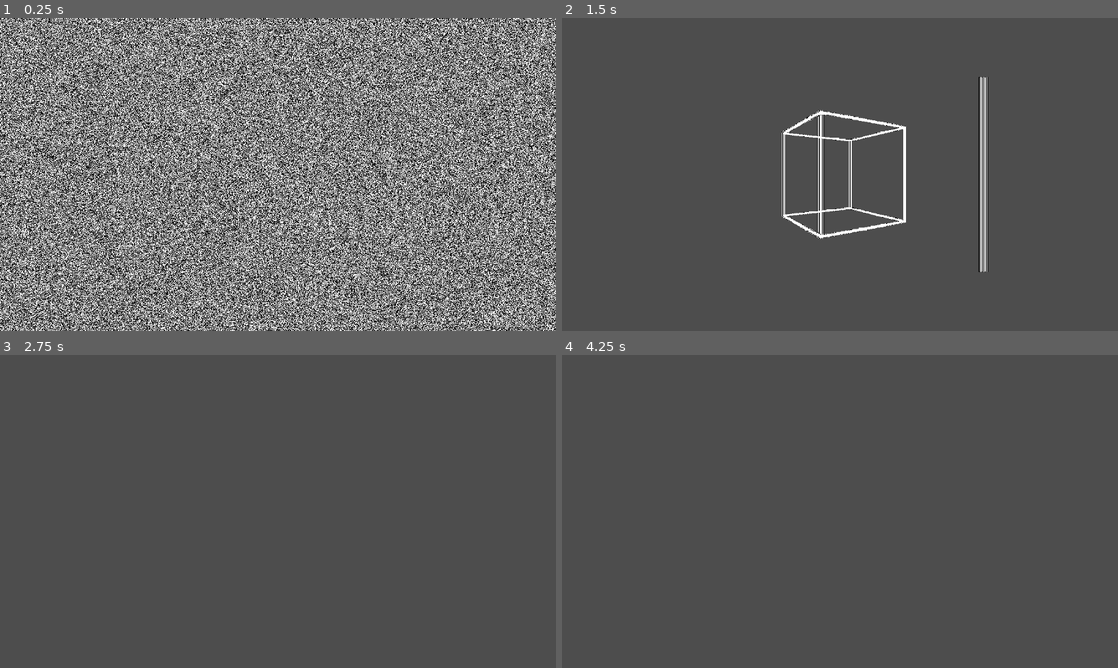
Above: before the commit, frames 1-4 (two rows, left to right).
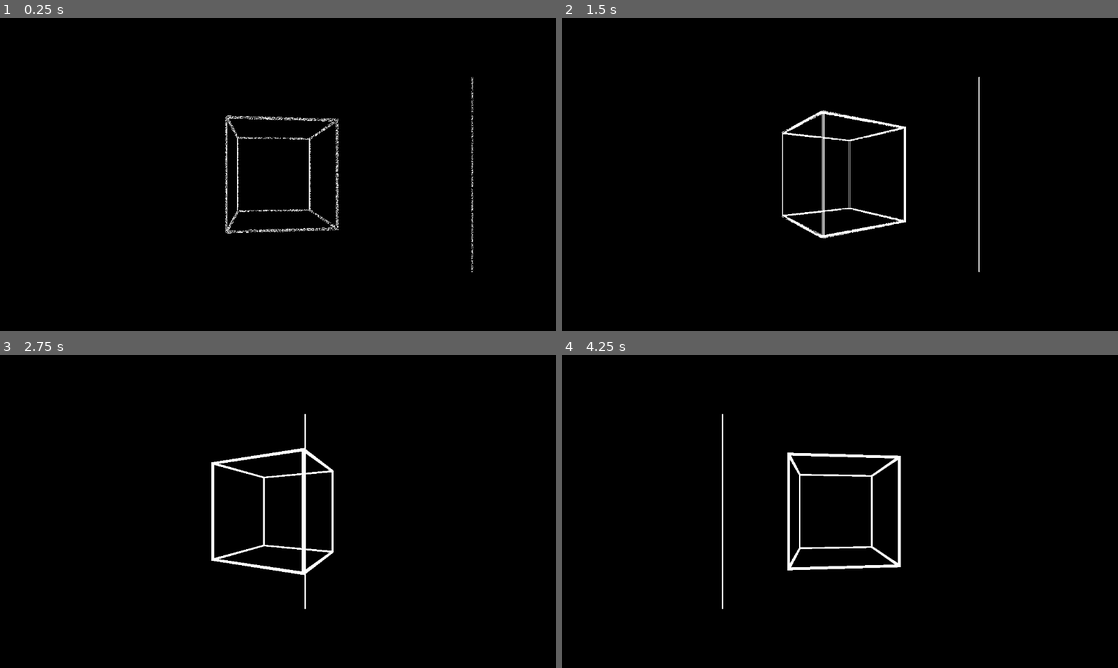
Above: after the commit, the same moments.

Repository: e-thab/motion-shaders
Game: Godot game, scene res://main.tscn
Same seed, same stepped clock (60 frames per second), same inputs: the game is played once before the commit and once after it.
Inputs:
- Up to frame 1 (0.25 s): no input
- Up to frame 2 (1.5 s): tap F (render_swap) at 0.6, 1.35 s
- Up to frame 3 (2.75 s): tap F (render_swap) at 2.1 s
- Up to frame 4 (4.25 s): tap F (render_swap) at 2.85, 3.6 s

The runs differ from the first frame. In frame 1, 83% of the frame differs, in the area x 0-100%, y 0-100%; in frame 2, 99%; in frame 3, 100%; in frame 4, 100%.

Commit message:
trying single-viewport rendering

Diff:
--- a/diff.gdshader
+++ b/diff.gdshader
@@ -3,9 +3,34 @@
 global uniform sampler2D last_frame;
 uniform sampler2D screen_texture : hint_screen_texture, filter_nearest;
 
+uniform vec4 RED = vec4(1.0, 0.0, 0.0, 1.0);
+uniform vec4 BLACK = vec4(0.0, 0.0, 0.0, 1.0);
+uniform vec4 WHITE = vec4(1.0, 1.0, 1.0, 1.0);
+
 void fragment() {
-	vec3 c = textureLod(screen_texture, SCREEN_UV, 0.0).rgb;
-	if (c.r > 0.0) {
-		COLOR = vec4(255.0, 0.0, 0.0, 1.0);
+	vec4 screen_color = textureLod(screen_texture, SCREEN_UV, 0.0).rgba;
+	vec4 last_color = textureLod(last_frame, SCREEN_UV, 0.0).rgba;
+
+	if (last_color == screen_color) {
+		COLOR = BLACK;
+	} else if (last_color.g == 0.0 && screen_color.g == 1.0) {
+		COLOR = WHITE;
+	} else {
+		COLOR = BLACK;
 	}
+
+	//if (last_color.g == 1.0 && screen_color.r > 0.1) {
+		//COLOR = RED;
+	//} else {
+		//COLOR = last_color;
+	//}
+
+	//vec3 changed = max(
+		//last_color.rgb - screen_color.rgb,
+		//vec3(0.0, 0.0, 0.0)
+	//);
+	//
+	//vec4 frag = WHITE;
+	//frag.rgb = abs( changed - frag.rgb );
+	//COLOR = frag;
 }
--- a/main.gd
+++ b/main.gd
@@ -4,9 +4,8 @@
 @export var simple_shader : ShaderMaterial
 
 @onready var overlay : TextureRect = $RenderVPContainer/RenderViewport/OverlayRect
-@onready var rod : MeshInstance3D = $StagingVPContainer/StagingViewport/RodMesh
+@onready var rod : MeshInstance3D = $RodMesh
 
-@onready var stagingView : SubViewportContainer = $StagingVPContainer
 @onready var renderView : SubViewportContainer = $RenderVPContainer
 
 var time_elapsed = 0.0
@@ -24,8 +23,8 @@
 
 	# Generate noise texture
 	noise_texture = ImageTexture.new()
-	var width = $StagingVPContainer.get_viewport_rect().size.x
-	var height = $StagingVPContainer.get_viewport_rect().size.y
+	var width = renderView.get_viewport_rect().size.x
+	var height = renderView.get_viewport_rect().size.y
 	print(width, "x", height)
 	var noise_img = Image.create(width, height, false, Image.FORMAT_RGB8)
 
@@ -44,7 +43,7 @@
 		"last_frame",
 		noise_texture
 	)
-	overlay.texture = noise_texture
+	#overlay.texture = noise_texture
 	#noise_img.save_png("./out/noise.png")
 
 	#print("Pixel (300, 300): ", noise_img.get_pixel(300, 300))
@@ -63,27 +62,25 @@
 		RenderingServer.global_shader_parameter_set("paused", paused)
 
 	if Input.is_action_just_pressed("render_swap"):
-		if renderView.visible:
-			renderView.hide()
+		if $RenderVPContainer/RenderViewport/TextureRectFirst.visible:
+			$RenderVPContainer/RenderViewport/TextureRectFirst.hide()
 		else:
-			renderView.show()
+			$RenderVPContainer/RenderViewport/TextureRectFirst.show()
 		#if overlay.material == pov_shader:
 			#overlay.material = simple_shader
 		#else:
 			#overlay.material = pov_shader
 
-
 	## Oscillate the rod
 	rod.position.x = 3 * cos(time_elapsed*PI/6)
 	time_elapsed += delta
 
-
-	if time_elapsed < 0.5:
+	if time_elapsed < 0.2:
 		return
 
 	## Take a snapshot of the current frame, store
 	var render_snapshot = renderView.get_viewport().get_texture().get_image()
-	var staging_snapshot = stagingView.get_viewport().get_texture().get_image()
+	#var staging_snapshot = stagingView.get_viewport().get_texture().get_image()
 
 	var snapshot_tex = ImageTexture.create_from_image(render_snapshot)
 	RenderingServer.global_shader_parameter_set(
@@ -92,10 +89,9 @@
 	)
 
 	## Sanity check: snapshot of last frame every 2 seconds
-	#if frame_time >= 2.0:
-		#print('Snapshot ' + str(snap))
-		#render_snapshot.save_png("./out/snap-" + str(snap) + "-R.png")
-		#staging_snapshot.save_png("./out/snap-" + str(snap) + "-S.png")
-		#frame_time = 0.0
-		#snap += 1
-	#frame_time += delta
+	if frame_time >= 2.0:
+		print('Snapshot ' + str(snap))
+		render_snapshot.save_png("./out/snap-" + str(snap) + ".png")
+		frame_time = 0.0
+		snap += 1
+	frame_time += delta
--- a/main.tscn
+++ b/main.tscn
@@ -4,21 +4,15 @@
 [ext_resource type="Script" path="res://CubeMesh.gd" id="1_fu5ag"]
 [ext_resource type="Material" uid="uid://bry5p6soxyg17" path="res://flat_material.tres" id="2_aqhog"]
 [ext_resource type="Texture2D" uid="uid://msoatjej4mkl" path="res://solid-color-image.png" id="5_fdeft"]
-[ext_resource type="Shader" path="res://darken.gdshader" id="6_bvn2r"]
 [ext_resource type="Shader" path="res://pov.gdshader" id="6_kacik"]
 [ext_resource type="Shader" path="res://first_pass.gdshader" id="7_1lus8"]
+[ext_resource type="Shader" path="res://diff.gdshader" id="7_dkip0"]
 [ext_resource type="Texture2D" uid="uid://n7oxyoil0pqn" path="res://circle.png" id="7_x8fe1"]
 
 [sub_resource type="ShaderMaterial" id="ShaderMaterial_54jvf"]
 shader = ExtResource("6_kacik")
 shader_parameter/WHITE = Vector4(1, 1, 1, 1)
 shader_parameter/BLACK = Vector4(0, 0, 0, 1)
-
-[sub_resource type="Environment" id="Environment_sp14e"]
-background_mode = 1
-ambient_light_source = 2
-ambient_light_color = Color(1, 1, 1, 1)
-ambient_light_energy = 16.0
 
 [sub_resource type="BoxMesh" id="BoxMesh_nk3eq"]
 
@@ -35,109 +29,99 @@
 shader_parameter/BLACK = Vector4(0, 0, 0, 1)
 
 [sub_resource type="ShaderMaterial" id="ShaderMaterial_ivsdu"]
+shader = ExtResource("7_dkip0")
+shader_parameter/RED = Vector4(1, 0, 0, 1)
+shader_parameter/BLACK = Vector4(0, 0, 0, 1)
+shader_parameter/WHITE = Vector4(1, 1, 1, 1)
+
+[sub_resource type="ShaderMaterial" id="ShaderMaterial_n6cbj"]
 shader = ExtResource("7_1lus8")
 
-[sub_resource type="ShaderMaterial" id="ShaderMaterial_n6cbj"]
-shader = ExtResource("6_bvn2r")
-shader_parameter/brightness = 1.0
-shader_parameter/contrast = 1.0
-shader_parameter/saturation = 1.0
+[sub_resource type="Environment" id="Environment_sp14e"]
+background_mode = 1
+ambient_light_source = 2
+ambient_light_color = Color(1, 1, 1, 1)
+ambient_light_energy = 16.0
 
 [node name="Main" type="Node3D"]
 script = ExtResource("1_1ii6h")
 pov_shader = SubResource("ShaderMaterial_54jvf")
 
-[node name="StagingVPContainer" type="SubViewportContainer" parent="."]
-visible = false
-offset_right = 1152.0
-offset_bottom = 648.0
-
-[node name="StagingViewport" type="SubViewport" parent="StagingVPContainer"]
-handle_input_locally = false
-size = Vector2i(1152, 648)
-render_target_update_mode = 4
-
-[node name="StagingCamera" type="Camera3D" parent="StagingVPContainer/StagingViewport"]
-visible = false
-environment = SubResource("Environment_sp14e")
-current = true
-
-[node name="CubeMesh" type="MeshInstance3D" parent="StagingVPContainer/StagingViewport"]
+[node name="CubeMesh" type="MeshInstance3D" parent="."]
 transform = Transform3D(1, 0, 0, 0, 1, -1.78814e-07, 0, -1.78814e-07, 1, 0, 0, -2.32466)
 visible = false
 mesh = SubResource("BoxMesh_nk3eq")
-skeleton = NodePath("../../..")
 surface_material_override/0 = ExtResource("2_aqhog")
 script = ExtResource("1_fu5ag")
 
-[node name="Node" type="MeshInstance3D" parent="StagingVPContainer/StagingViewport"]
+[node name="Node" type="MeshInstance3D" parent="."]
 transform = Transform3D(1, 0, 0, 0, 1, 0, 0, 0, 1, 0, 0, -2.325)
+skeleton = NodePath("")
 script = ExtResource("1_fu5ag")
 
-[node name="MeshInstance3D" type="MeshInstance3D" parent="StagingVPContainer/StagingViewport/Node"]
+[node name="MeshInstance3D" type="MeshInstance3D" parent="Node"]
 transform = Transform3D(1, 0, 0, 0, 1, -1.78814e-07, 0, -1.78814e-07, 1, 0.5, -8.9407e-08, 0.5)
 mesh = SubResource("BoxMesh_kpu5m")
 skeleton = NodePath("../../CubeMesh")
 
-[node name="MeshInstance3D2" type="MeshInstance3D" parent="StagingVPContainer/StagingViewport/Node"]
+[node name="MeshInstance3D2" type="MeshInstance3D" parent="Node"]
 transform = Transform3D(1, 0, 0, 0, 1, -1.78814e-07, 0, -1.78814e-07, 1, -0.5, 0, 0.5)
 mesh = SubResource("BoxMesh_kpu5m")
 skeleton = NodePath("../../CubeMesh")
 
-[node name="MeshInstance3D3" type="MeshInstance3D" parent="StagingVPContainer/StagingViewport/Node"]
+[node name="MeshInstance3D3" type="MeshInstance3D" parent="Node"]
 transform = Transform3D(1, 0, 0, 0, 1, -1.78814e-07, 0, -1.78814e-07, 1, 0.5, 0, -0.5)
 mesh = SubResource("BoxMesh_kpu5m")
 skeleton = NodePath("../../CubeMesh")
 
-[node name="MeshInstance3D4" type="MeshInstance3D" parent="StagingVPContainer/StagingViewport/Node"]
+[node name="MeshInstance3D4" type="MeshInstance3D" parent="Node"]
 transform = Transform3D(1, 0, 0, 0, 1, -1.78814e-07, 0, -1.78814e-07, 1, -0.5, 0, -0.5)
 mesh = SubResource("BoxMesh_kpu5m")
 skeleton = NodePath("../../CubeMesh")
 
-[node name="MeshInstance3D5" type="MeshInstance3D" parent="StagingVPContainer/StagingViewport/Node"]
+[node name="MeshInstance3D5" type="MeshInstance3D" parent="Node"]
 transform = Transform3D(1, 0, 0, 0, 1.35103e-07, -1, 0, 1, -2.22525e-07, 0.5, -0.500255, 0)
 mesh = SubResource("BoxMesh_kpu5m")
 skeleton = NodePath("../../CubeMesh")
 
-[node name="MeshInstance3D6" type="MeshInstance3D" parent="StagingVPContainer/StagingViewport/Node"]
+[node name="MeshInstance3D6" type="MeshInstance3D" parent="Node"]
 transform = Transform3D(1, 0, 0, 0, 1.35103e-07, -1, 0, 1, -2.22525e-07, -0.5, -0.499915, 0)
 mesh = SubResource("BoxMesh_kpu5m")
 skeleton = NodePath("../../CubeMesh")
 
-[node name="MeshInstance3D7" type="MeshInstance3D" parent="StagingVPContainer/StagingViewport/Node"]
+[node name="MeshInstance3D7" type="MeshInstance3D" parent="Node"]
 transform = Transform3D(1, 0, 0, 0, 1.35103e-07, -1, 0, 1, -2.22525e-07, 0.5, 0.500085, 0)
 mesh = SubResource("BoxMesh_kpu5m")
 skeleton = NodePath("../../CubeMesh")
 
-[node name="MeshInstance3D8" type="MeshInstance3D" parent="StagingVPContainer/StagingViewport/Node"]
+[node name="MeshInstance3D8" type="MeshInstance3D" parent="Node"]
 transform = Transform3D(1, 0, 0, 0, 1.35103e-07, -1, 0, 1, -2.22525e-07, -0.5, 0.500085, 0)
 mesh = SubResource("BoxMesh_kpu5m")
 skeleton = NodePath("../../CubeMesh")
 
-[node name="MeshInstance3D9" type="MeshInstance3D" parent="StagingVPContainer/StagingViewport/Node"]
+[node name="MeshInstance3D9" type="MeshInstance3D" parent="Node"]
 transform = Transform3D(-4.37114e-08, -1, 1.78814e-07, 1, -4.37114e-08, 7.81621e-15, 0, -1.78814e-07, 1, 4.51996e-08, 0.5, 0.5)
 mesh = SubResource("BoxMesh_kpu5m")
 skeleton = NodePath("../../CubeMesh")
 
-[node name="MeshInstance3D10" type="MeshInstance3D" parent="StagingVPContainer/StagingViewport/Node"]
+[node name="MeshInstance3D10" type="MeshInstance3D" parent="Node"]
 transform = Transform3D(-4.37114e-08, -1, 1.78814e-07, 1, -4.37114e-08, 7.81621e-15, 0, -1.78814e-07, 1, -4.96057e-10, -0.5, 0.5)
 mesh = SubResource("BoxMesh_kpu5m")
 skeleton = NodePath("../../CubeMesh")
 
-[node name="MeshInstance3D11" type="MeshInstance3D" parent="StagingVPContainer/StagingViewport/Node"]
+[node name="MeshInstance3D11" type="MeshInstance3D" parent="Node"]
 transform = Transform3D(-4.37114e-08, -1, 1.78814e-07, 1, -4.37114e-08, 7.81621e-15, 0, -1.78814e-07, 1, -4.42074e-08, 0.5, -0.5)
 mesh = SubResource("BoxMesh_kpu5m")
 skeleton = NodePath("../../CubeMesh")
 
-[node name="MeshInstance3D12" type="MeshInstance3D" parent="StagingVPContainer/StagingViewport/Node"]
+[node name="MeshInstance3D12" type="MeshInstance3D" parent="Node"]
 transform = Transform3D(-4.37114e-08, -1, 1.78814e-07, 1, -4.37114e-08, 7.81621e-15, 0, -1.78814e-07, 1, -4.96057e-10, -0.5, -0.5)
 mesh = SubResource("BoxMesh_kpu5m")
 skeleton = NodePath("../../CubeMesh")
 
-[node name="RodMesh" type="MeshInstance3D" parent="StagingVPContainer/StagingViewport"]
+[node name="RodMesh" type="MeshInstance3D" parent="."]
 transform = Transform3D(1, 0, 0, 0, 1, 0, 0, 0, 1, 0, 0, -3.12999)
 mesh = SubResource("CapsuleMesh_07ui4")
-skeleton = NodePath("../../..")
 surface_material_override/0 = ExtResource("2_aqhog")
 
 [node name="RenderVPContainer" type="SubViewportContainer" parent="."]
@@ -150,24 +134,24 @@
 render_target_update_mode = 4
 
 [node name="OverlayRect" type="TextureRect" parent="RenderVPContainer/RenderViewport"]
+visible = false
 material = SubResource("ShaderMaterial_e261m")
 offset_right = 1152.0
 offset_bottom = 648.0
 texture = ExtResource("5_fdeft")
 expand_mode = 1
 
-[node name="BackBufferCopy3" type="BackBufferCopy" parent="RenderVPContainer/RenderViewport"]
+[node name="BackBufferCopy" type="BackBufferCopy" parent="RenderVPContainer/RenderViewport"]
 visible = false
 copy_mode = 2
 
 [node name="TextureRectFirst" type="TextureRect" parent="RenderVPContainer/RenderViewport"]
-visible = false
 material = SubResource("ShaderMaterial_ivsdu")
 offset_right = 1152.0
 offset_bottom = 648.0
 texture = ExtResource("5_fdeft")
 
-[node name="BackBufferCopy" type="BackBufferCopy" parent="RenderVPContainer/RenderViewport"]
+[node name="BackBufferCopy2" type="BackBufferCopy" parent="RenderVPContainer/RenderViewport"]
 visible = false
 copy_mode = 2
 
@@ -180,6 +164,10 @@
 offset_bottom = 392.0
 texture = ExtResource("7_x8fe1")
 
+[node name="BackBufferCopy3" type="BackBufferCopy" parent="RenderVPContainer/RenderViewport"]
+visible = false
+copy_mode = 2
+
 [node name="RenderCamera" type="Camera3D" parent="RenderVPContainer/RenderViewport"]
 visible = false
 environment = SubResource("Environment_sp14e")
--- a/project.godot
+++ b/project.godot
@@ -35,6 +35,7 @@
 
 [rendering]
 
+textures/canvas_textures/default_texture_filter=0
 renderer/rendering_method="gl_compatibility"
 
 [shader_globals]
